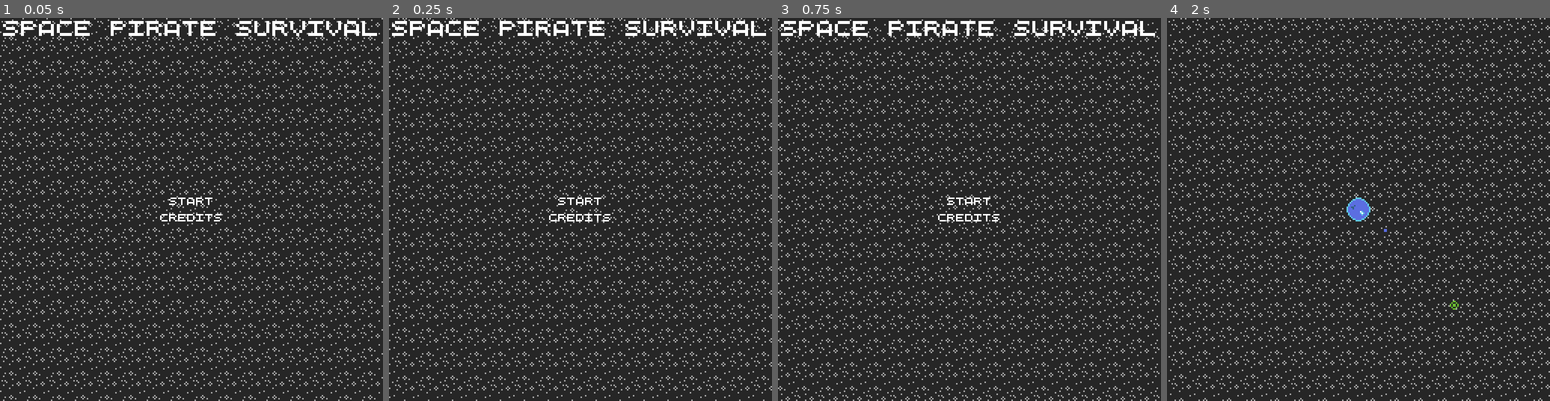
Above: before the commit, frames 1-4 (left to right).
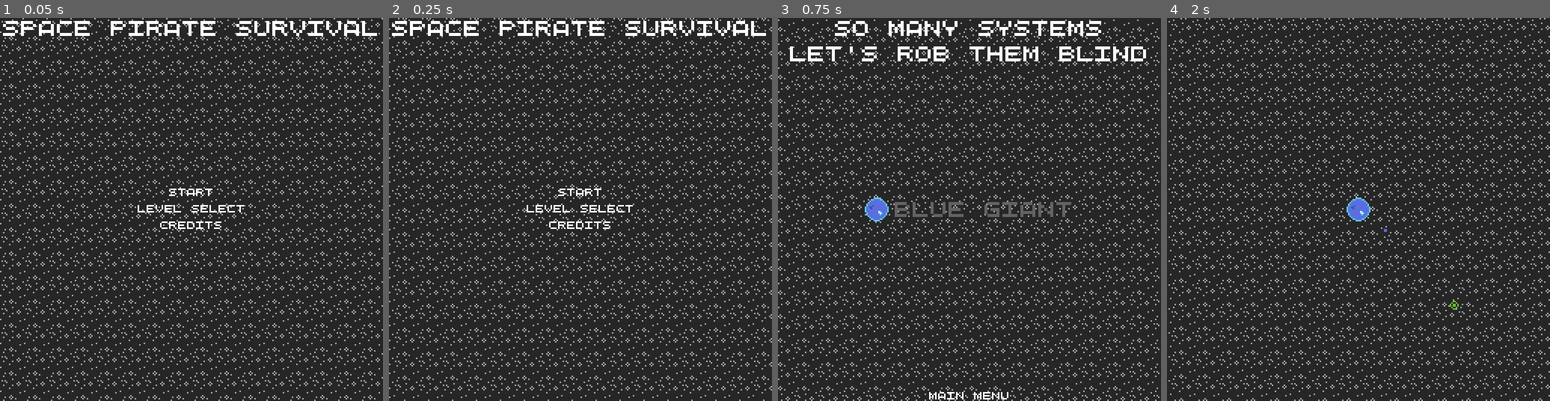
Above: after the commit, the same moments.

Repository: WinterAtne/Space-Pirate-Survival
Game: Godot game, scene res://scenes/main.tscn
Two runs of this game, one before a commit and one after it. Both use one fixed random seed, a clock stepped at 60 frames per second and the inputs below.
Inputs (mouse positions are in pixels of both pictures, inside the frame that each line leads up to):
- Up to frame 1 (0.05 s): no input
- Up to frame 2 (0.25 s): no input
- Up to frame 3 (0.75 s): click (969, 209) at 0.5 s, where only the run after the commit has a clickable "Level Select"
- Up to frame 4 (2 s): click (1358, 201) at 1.25 s, where only the run before the commit has a clickable "Start"

The runs differ from the first frame. In frame 1, 0.7% of the frame differs, in the area x 35-64%, y 44-56%; in frame 2, 0.7%; in frame 3, 3.9%, in the area x 0-99%, y 0-100%; in frame 4, nothing differs.

Commit message:
Readded multiple levels

Diff:
--- a/scenes/main.tscn
+++ b/scenes/main.tscn
@@ -30,6 +30,7 @@
 rate = 0.25
 
 [connection signal="button_down" from="MainMenu/CenterContainer/Buttons/Start" to="." method="start_level"]
+[connection signal="button_down" from="MainMenu/CenterContainer/Buttons/LevelSelect" to="." method="go_to_level_select"]
 [connection signal="button_down" from="MainMenu/CenterContainer/Buttons/Credits" to="." method="go_to_credits"]
 [connection signal="button_down" from="DeathScreen/CenterContainer/Buttons/TryAgain" to="." method="restart_level"]
 [connection signal="button_down" from="DeathScreen/CenterContainer/Buttons/MainMenu" to="." method="go_to_main_menu"]
--- a/scenes/ui/main_menu.tscn
+++ b/scenes/ui/main_menu.tscn
@@ -18,6 +18,10 @@
 layout_mode = 2
 text = "Start"
 
+[node name="LevelSelect" type="Button" parent="CenterContainer/Buttons"]
+layout_mode = 2
+text = "Level Select"
+
 [node name="Credits" type="Button" parent="CenterContainer/Buttons"]
 layout_mode = 2
 text = "Credits"
